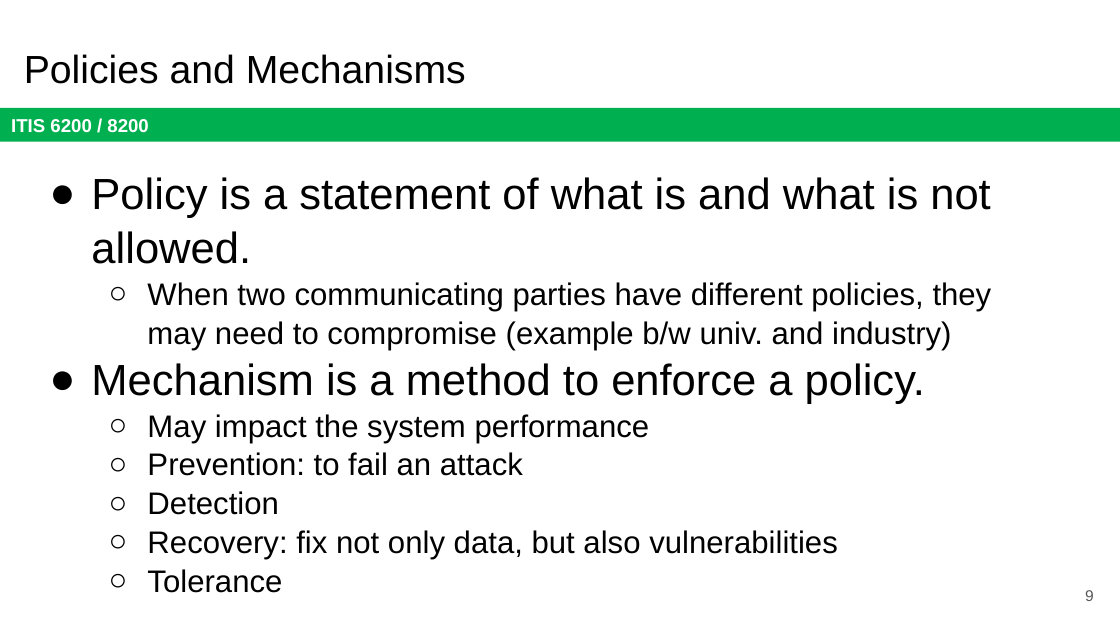
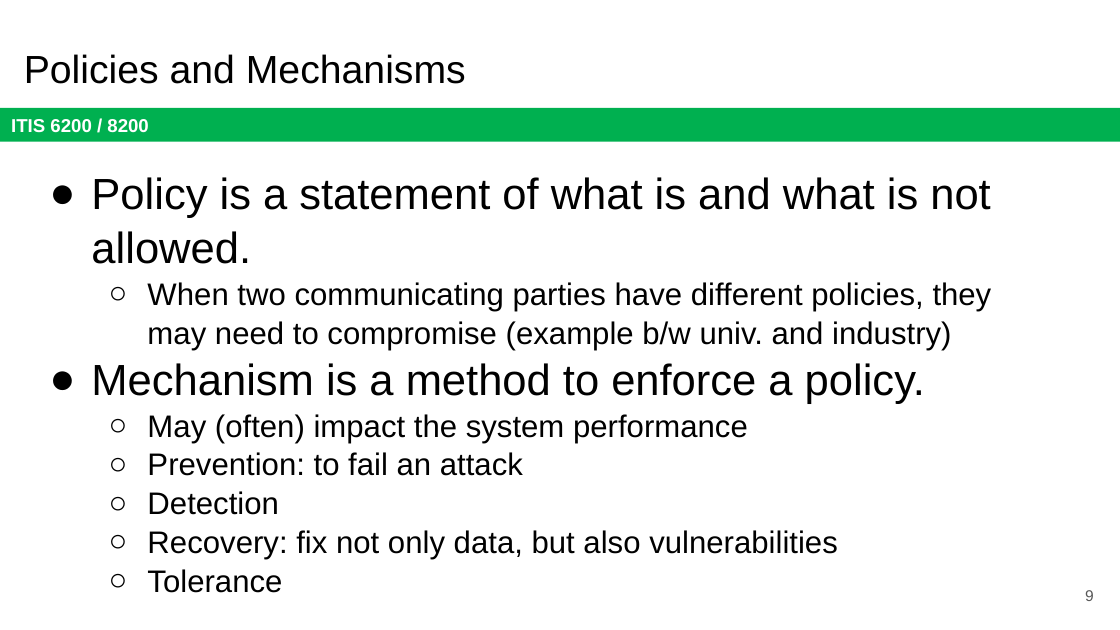
Before and after one commit to jx5c/github.io, a slide deck: slide 9 of teaching/ITIS6200/2023fa/lectures/Properties, policies, and mechanisms.pptx. Drawn at 1120x630 pixels with LibreOffice and Linux fonts; fonts in the diff are those of the drawing. Boxes give left, top, right and bottom in pixels: in the first picture for what was removed or moved away, otherwise in the second. Text is boxed around its words. In the diff, an @@ line names an element or a change of style, - is before the commit and + after.

```diff
--- a/teaching/ITIS6200/2023fa/lectures/Properties, policies, and mechanisms.pptx
+++ b/teaching/ITIS6200/2023fa/lectures/Properties, policies, and mechanisms.pptx
@@ text at (147, 414, 748, 443): text changed @@
-  ○ May impact the system performance
+  ○ May (often) impact the system performance
```
Also in this commit, not shown: 4 other slides changed.
